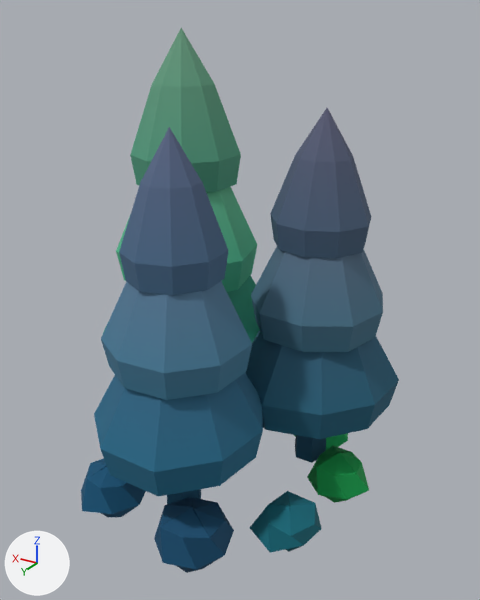
The glTF model assets/models/vegetation/spruce_00.glb as it was, and as the next commit left it.
One viewpoint serves both versions: a camera (50 mm lens) standing at (-0.93, 1.392, 1.314) and looking at (-0.078, -0.028, 0.604). The lights are fixed; the arrows at lower left show +X, +Y and +Z. The picture after the commit comes second. Vertices at exactly the same position are counted once.

The first picture shows 'spruce_00'.
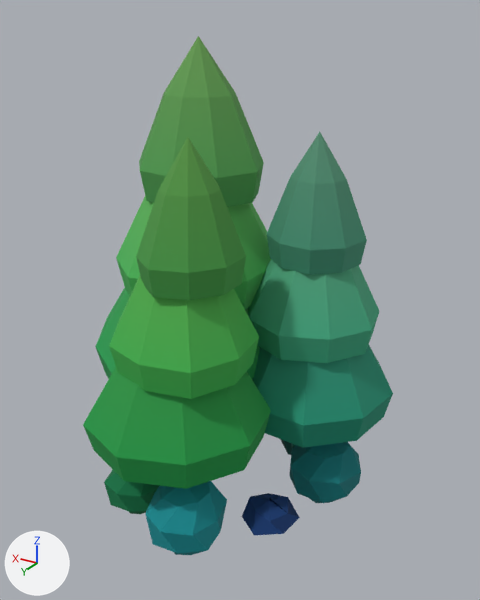
What the commit changed:
me_spruce_00 is used by ob_spruce_00; location (0.0, 0.0, 0.0).
me_spruce_00 had 508 vertices, 936 faces and spanned x -0.47..0.47, y -0.433..0.433, z 0.0..1.283.
me_spruce_00 now has 568 vertices, 1056 faces and spans x -0.47..0.47, y -0.423..0.423, z 0.0..1.264.
me_spruce_00 part 1: the loose piece of 29 vertices spanning x -0.458..-0.28, y -0.205..-0.019, z 0.014..0.166 is rebuilt with 41 vertices and now spans x -0.431..-0.211, y -0.222..0.003, z 0.0..0.208.
me_spruce_00 part 2: the loose piece of 29 vertices spanning x 0.065..0.245, y 0.173..0.374, z 0.007..0.174 is rebuilt with 41 vertices and now spans x 0.012..0.187, y 0.148..0.317, z 0.019..0.186.
me_spruce_00 part 3: the loose piece of 29 vertices spanning x -0.31..-0.119, y -0.408..-0.221, z 0.0..0.178 is rebuilt with 41 vertices and now spans x -0.324..-0.106, y -0.366..-0.143, z 0.004..0.204.
me_spruce_00 part 4: the loose piece of 29 vertices spanning x -0.236..-0.048, y 0.213..0.41, z 0.001..0.179 is rebuilt with 41 vertices and now spans x -0.188..0.015, y 0.155..0.375, z 0.001..0.207.
me_spruce_00 part 5: the loose piece of 28 vertices spanning x -0.26..0.199, y -0.025..0.433, z 0.276..0.692 is rebuilt with 28 vertices and now spans x -0.256..0.227, y -0.066..0.423, z 0.265..0.675.
me_spruce_00 part 6: the loose piece of 28 vertices spanning x -0.43..-0.073, y -0.348..0.016, z 0.516..0.903 is rebuilt with 28 vertices and now spans x -0.422..-0.044, y -0.322..0.036, z 0.487..0.855.
me_spruce_00 part 7: the loose piece of 28 vertices spanning x -0.47..-0.014, y -0.399..0.069, z 0.279..0.701 is rebuilt with 28 vertices and now spans x -0.47..-0.001, y -0.386..0.068, z 0.262..0.664.
me_spruce_00 part 8: the loose piece of 28 vertices spanning x -0.162..0.095, y 0.085..0.335, z 0.743..1.09 is rebuilt with 28 vertices and now spans x -0.186..0.067, y 0.037..0.311, z 0.725..1.066.
me_spruce_00 part 9: the loose piece of 28 vertices spanning x -0.035..0.389, y -0.368..0.069, z 0.591..1.046 is rebuilt with 28 vertices and now spans x -0.108..0.357, y -0.362..0.121, z 0.576..1.028.
me_spruce_00 part 10: the loose piece of 28 vertices spanning x -0.377..-0.112, y -0.298..-0.039, z 0.753..1.105 is rebuilt with 28 vertices and now spans x -0.368..-0.102, y -0.291..-0.03, z 0.713..1.047.
me_spruce_00 part 11: the loose piece of 28 vertices spanning x -0.221..0.133, y 0.018..0.384, z 0.51..0.891 is rebuilt with 28 vertices and now spans x -0.217..0.158, y -0.002..0.351, z 0.495..0.871.
me_spruce_00 part 12: the loose piece of 28 vertices spanning x -0.088..0.47, y -0.433..0.11, z 0.312..0.809 is rebuilt with 28 vertices and now spans x -0.167..0.47, y -0.423..0.209, z 0.299..0.793.
me_spruce_00 part 13: the loose piece of 28 vertices spanning x 0.032..0.34, y -0.308..-0.009, z 0.869..1.283 is rebuilt with 28 vertices and now spans x -0.08..0.273, y -0.297..0.053, z 0.853..1.264.
me_spruce_00 part 14: the loose piece of 25 vertices spanning x -0.408..-0.244, y 0.052..0.25, z 0.03..0.149 is rebuilt with 25 vertices and now spans x -0.346..-0.206, y 0.1..0.231, z 0.052..0.151.
me_spruce_00 part 15: the loose piece of 12 vertices spanning x -0.296..-0.193, y -0.211..-0.121, z 0.085..0.457 is deleted.
me_spruce_00 part 16: the loose piece of 12 vertices spanning x -0.092..0.011, y 0.162..0.252, z 0.085..0.452 is deleted.
Other edits to the shape of me_spruce_00 do not show in these pictures.

Boxes (x1, y1, x2, y2) around the edits, measured in the pictures (480 x 600 px):
'spruce_00', reshaped: before (81, 28, 399, 573); after (83, 36, 393, 555)
part 1 of me_spruce_00, rebuilt: before (307, 446, 369, 503); after (289, 442, 361, 503)
part 2 of me_spruce_00, rebuilt: before (81, 458, 146, 517); after (104, 470, 160, 514)
part 3 of me_spruce_00, rebuilt (mostly hidden): before (294, 433, 348, 450); after (280, 439, 292, 455)
part 4 of me_spruce_00, rebuilt: before (154, 497, 234, 573); after (145, 481, 227, 555)
part 5 of me_spruce_00, rebuilt (11% wider): before (94, 373, 263, 496); after (83, 367, 271, 489)
part 6 of me_spruce_00, rebuilt: before (251, 246, 383, 352); after (248, 259, 379, 363)
part 7 of me_spruce_00, rebuilt (8% narrower): before (245, 330, 399, 439); after (252, 344, 393, 448)
part 8 of me_spruce_00, rebuilt: before (119, 127, 229, 295); after (136, 137, 246, 300)
part 9 of me_spruce_00, rebuilt (10% wider, 7% taller): before (116, 186, 257, 292); after (116, 196, 271, 309)
part 10 of me_spruce_00, rebuilt: before (270, 108, 371, 258); after (267, 132, 367, 275)
part 11 of me_spruce_00, rebuilt: before (101, 281, 252, 400); after (109, 276, 259, 399)
part 12 of me_spruce_00, rebuilt (mostly hidden): before (103, 276, 260, 343); after (95, 288, 259, 379)
part 13 of me_spruce_00, rebuilt (12% wider): before (130, 28, 241, 192); after (139, 36, 264, 207)
part 14 of me_spruce_00, rebuilt (19% narrower, 32% shorter): before (250, 491, 322, 553); after (242, 493, 300, 535)
part 15 of me_spruce_00, deleted (blue): before (295, 435, 326, 463)
part 16 of me_spruce_00, deleted: before (167, 489, 201, 504)
